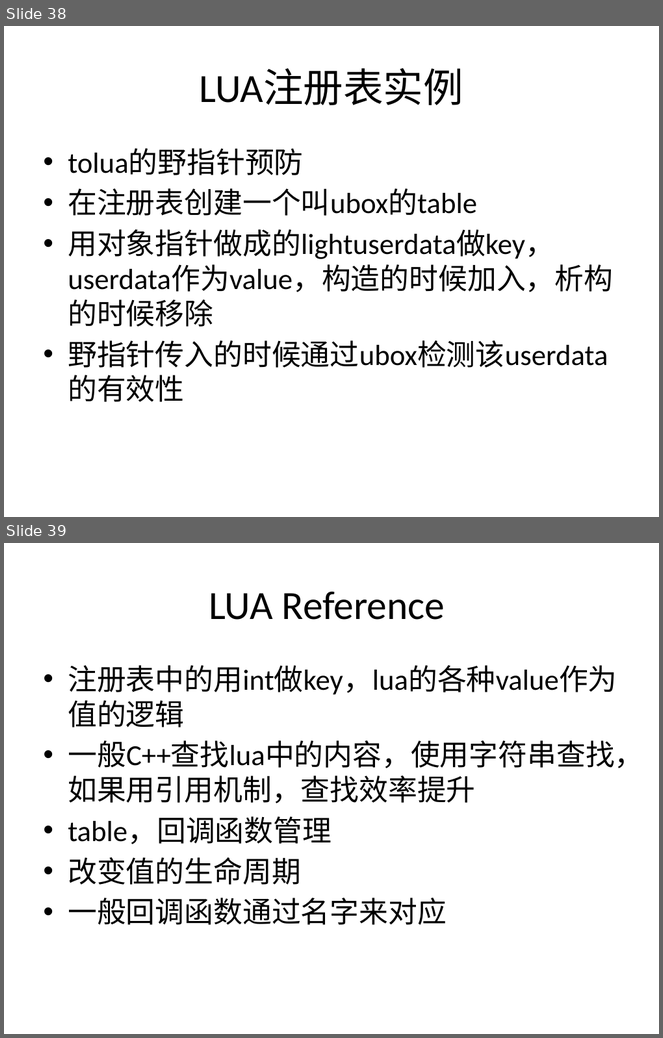
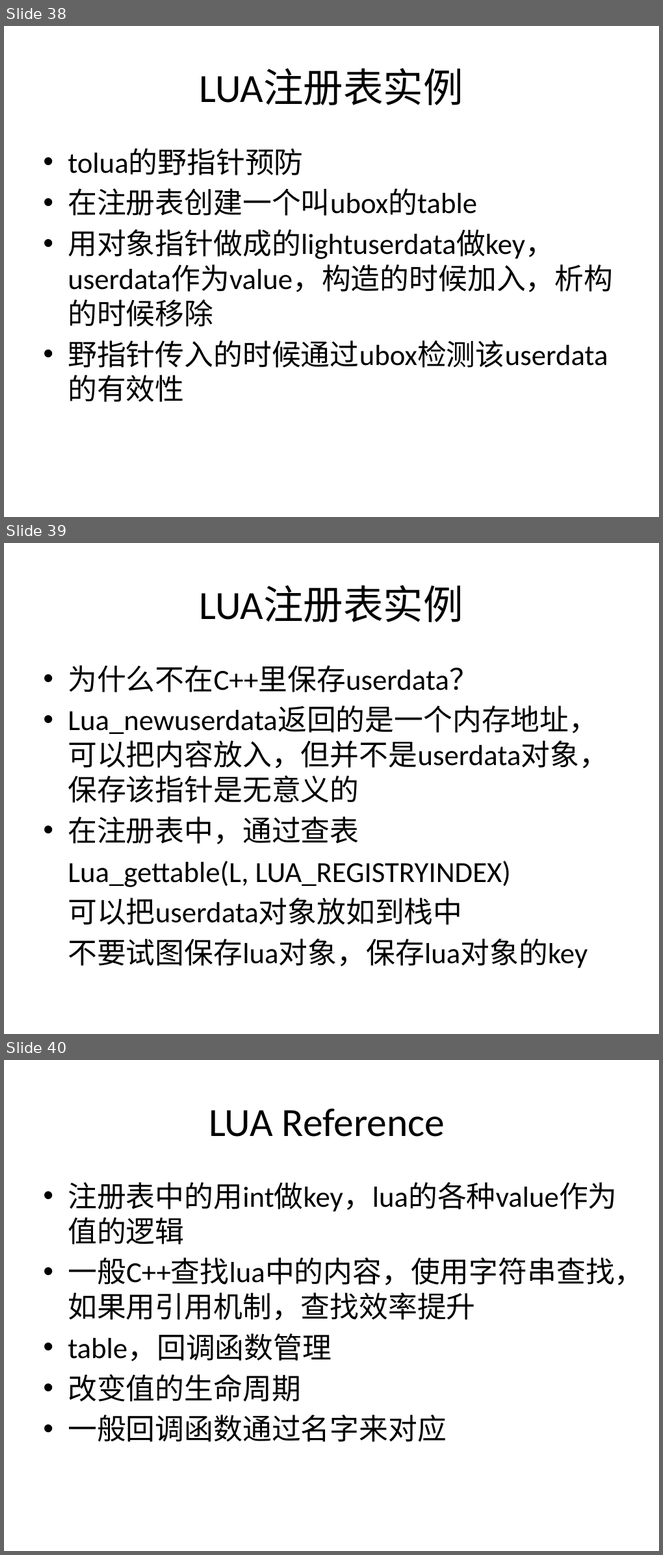
Before and after one commit to henryfung01/StreetFighter, a slide deck: Doc/lua1.pptx. Shown one above the other, each under a label of ours: slides 38 and 39 before the commit, slides 38, 39 and 40 after it. The pictures are 663x1038 and 663x1555 pixels, drawn with LibreOffice and Linux fonts; fonts in the diff are those of the drawing. Boxes give left, top, right and bottom in pixels: in the first picture for what was removed or moved away, otherwise in the second. Text is boxed around its words. In the diff, an @@ line names an element or a change of style, - is before the commit and + after.

```diff
--- a/Doc/lua1.pptx
+++ b/Doc/lua1.pptx
@@ slide 39 added at [4, 543, 659, 1034], background #FFFFFF @@
@@ title added at [200, 586, 464, 622], 44 pt, text #000000 @@
+LUA注册表实例
@@ text added at [68, 665, 608, 969], 32 pt, text #000000 @@
+• 为什么不在C++里保存userdata？
+• Lua_newuserdata返回的是一个内存地址，可以把内容放入，但并不是userdata对象，保存该指针是无意义的
+• 在注册表中，通过查表
+Lua_gettable(L, LUA_REGISTRYINDEX)
+可以把userdata对象放如到栈中
+不要试图保存lua对象，保存lua对象的key
@@ what was slide 39 is now slide 40 @@
```
Also in this commit, not shown: 2 slides changed, 2 other files.
